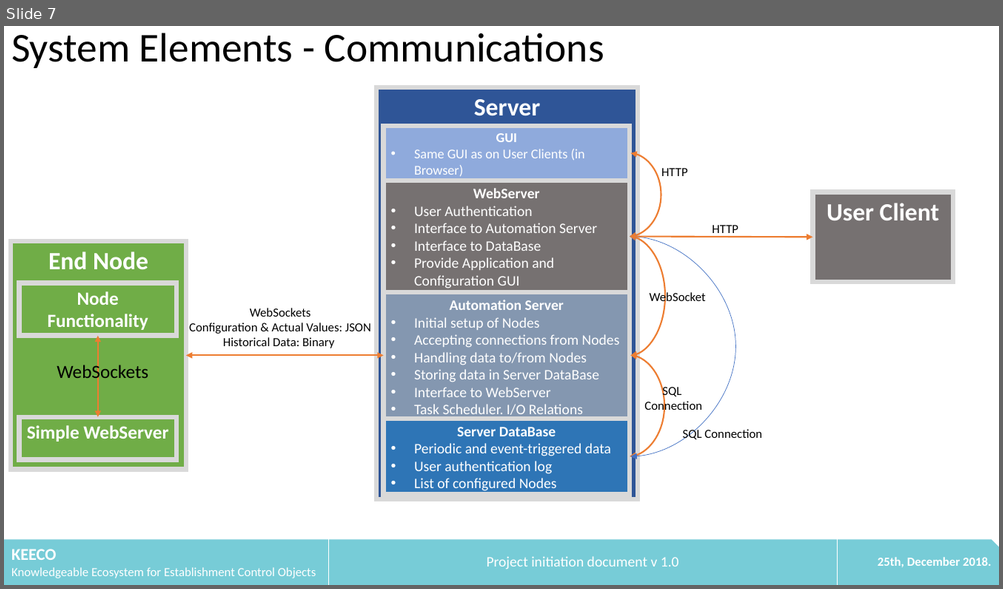
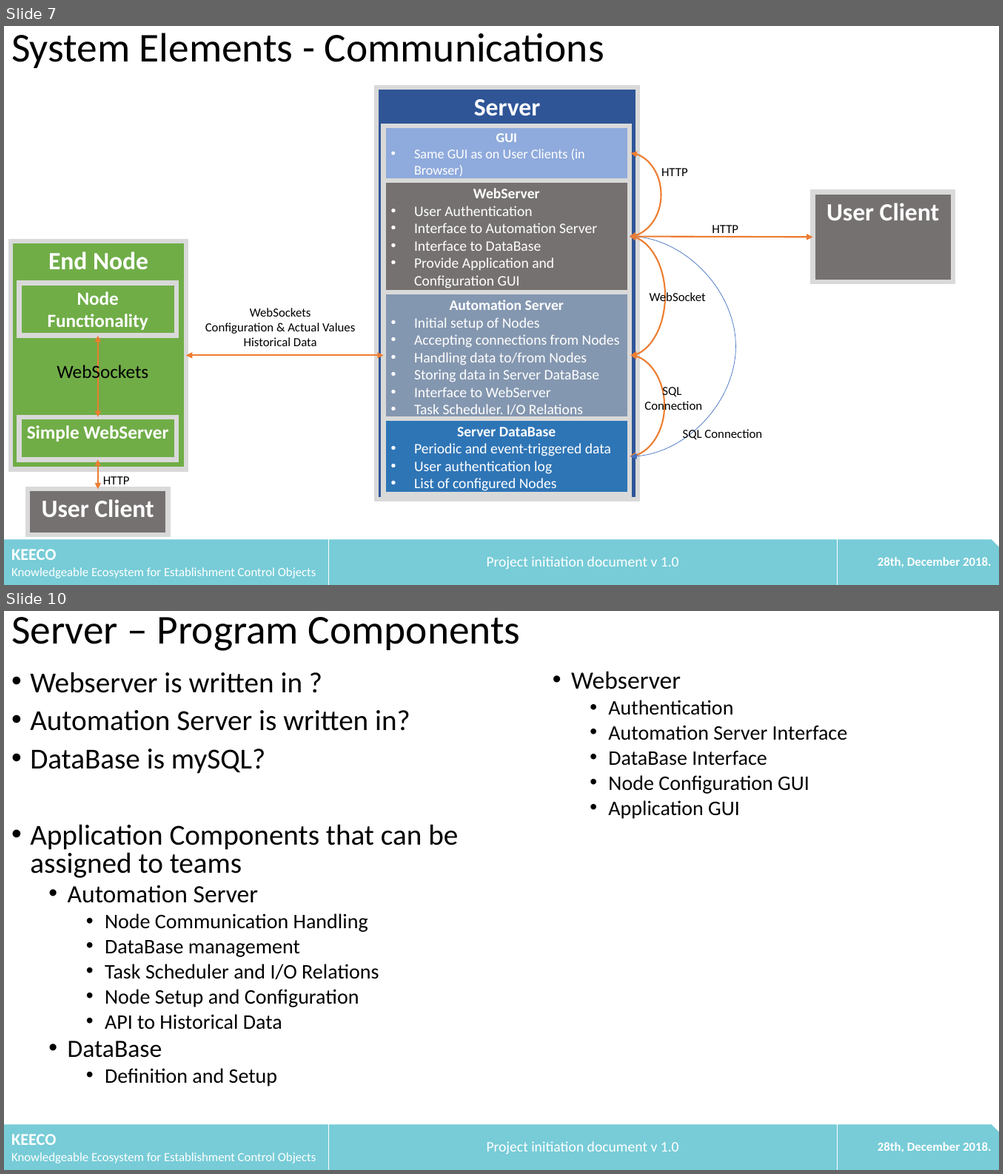
Before and after one commit to litechniks/KEECO, a slide deck: docs/20181225_KEECO_ProjectInit.pptx. Shown one above the other, each under a label of ours: slide 7 before the commit, slides 7 and 10 after it; the slides between them are not shown. The pictures are 1003x589 and 1003x1174 pixels, drawn with LibreOffice and Linux fonts; fonts in the diff are those of the drawing. Boxes give left, top, right and bottom in pixels: in the first picture for what was removed or moved away, otherwise in the second. Text is boxed around its words. In the diff, an @@ line names an element or a change of style, - is before the commit and + after.

Commit message:
Update 20181225_KEECO_ProjectInit.pptx
Additions on 12_18: milestones

```diff
--- a/docs/20181225_KEECO_ProjectInit.pptx
+++ b/docs/20181225_KEECO_ProjectInit.pptx
@@ slide 10 added at [4, 611, 999, 1170], background #FFFFFF @@
@@ text added at [11, 617, 521, 651], 39.6 pt, text #000000 @@
+Server – Program Components
@@ text added at [30, 672, 458, 1087], 20 pt, text #000000 @@
+• Webserver is written in ?
+• Automation Server is written in?
+• DataBase is mySQL?
+• Application Components that can be assigned to teams
+  • Automation Server
+    • Node Communication Handling
+    • DataBase management
+    • Task Scheduler and I/O Relations
+    • Node Setup and Configuration
+    • API to Historical Data
+  • DataBase
+    • Definition and Setup
@@ text added at [571, 671, 848, 819], 20 pt, text #000000 @@
+  • Webserver
+    • Authentication
+    • Automation Server Interface
+    • DataBase Interface
+    • Node Configuration GUI
+    • Application GUI
@@ snip rect added at [4, 1125, 999, 1170], fill #77CCD7 @@
@@ table added at [4, 1125, 999, 1170], 1 rows, 3 columns @@
+KEECO / Knowledgeable Ecosystem for Establishment Control Objects | Project initiation document v 1.0 | 28th, December 2018.
@@ slide 7 changed as well @@
@@ text "WebSockets": place and size @@
-text "WebSockets" at [189, 308, 371, 349]
+text "WebSockets" at [205, 308, 355, 346]
@@ text at [205, 323, 355, 346]: text changed @@
-Configuration & Actual Values: JSON
-Historical Data: Binary
+Configuration & Actual Values
+Historical Data
@@ double arrow added from (98, 460) to (98, 489), #ED7D31 1.5 pt @@
@@ rectangle added at [28, 489, 168, 535], fill #767171, outline #D9D9D9 4.5 pt, 24 pt, text #FFFFFF, bold @@
+User Client
@@ text added at [103, 477, 130, 485], 12 pt, text #000000 @@
+HTTP
@@ table at [4, 540, 999, 585] @@
-row 1, column 3: 25th, December 2018.
+row 1, column 3: 28th, December 2018.
```
Also in this commit, not shown: 6 other slides changed, 4 other slides added.
